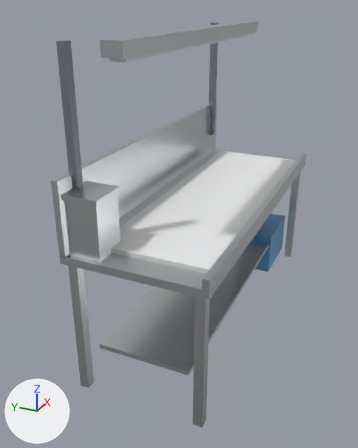
Two versions of the FBX model Tools/butchery/fbx/SM_TRIM_BENCH.fbx, one commit apart.
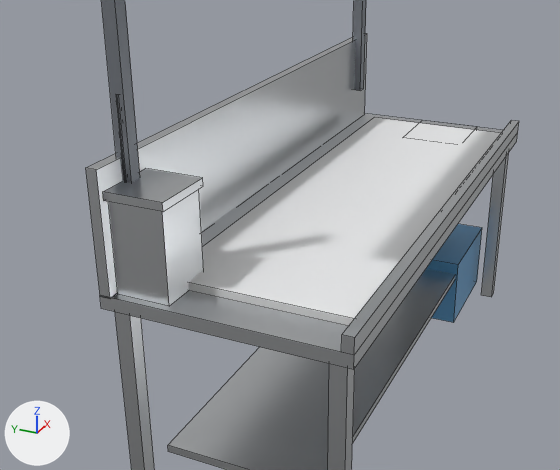
Old and new are each drawn whole from a camera (50 mm lens) standing at (-3.17, -1.17, 2.27) and looking at (-0.2, 0.16, 0.78) and again close up on the part from 0% to 92% of the width and 18% to 80% of the height. Lighting does not change. The marker at lower left points along +X, +Y and +Z. The older version's two pictures come first. The close-ups show mesh edges as thin lines.

Objects in the first close-up: 'SM_TRIM_BENCH'.
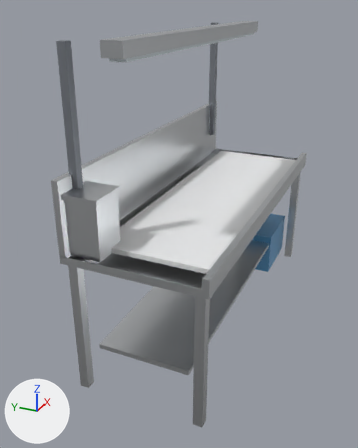
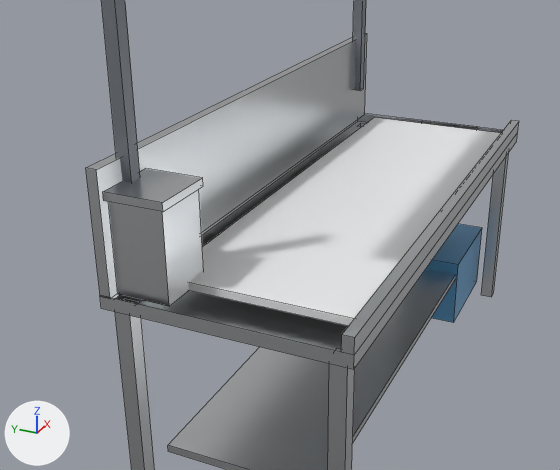
The change in detail:
me_sm_trim_bench_001 is used by ob_sm_trim_bench; location (0.0, 0.0, 0.0).
me_sm_trim_bench_001 had 176 vertices, 152 faces and spanned x -1.21..1.21, y -0.45..0.45, z 0.0..2.09.
me_sm_trim_bench_001 now has 140 vertices, 82 faces and spans x -1.21..1.21, y -0.45..0.45, z 0.0..2.09.
Part 1, on me_sm_trim_bench_001:
4 vertices are removed from x 0.78, y -0.25..0.05, z 0.94..0.98.
22 faces are deleted.
Other edits to the shape of me_sm_trim_bench_001 do not show in these pictures.

What differs and where, as boxes [x1, y1, x2, y2] in the close-ups (560 x 470 px):
part 1 of me_sm_trim_bench_001, deleted: before [110, 114, 503, 352]
